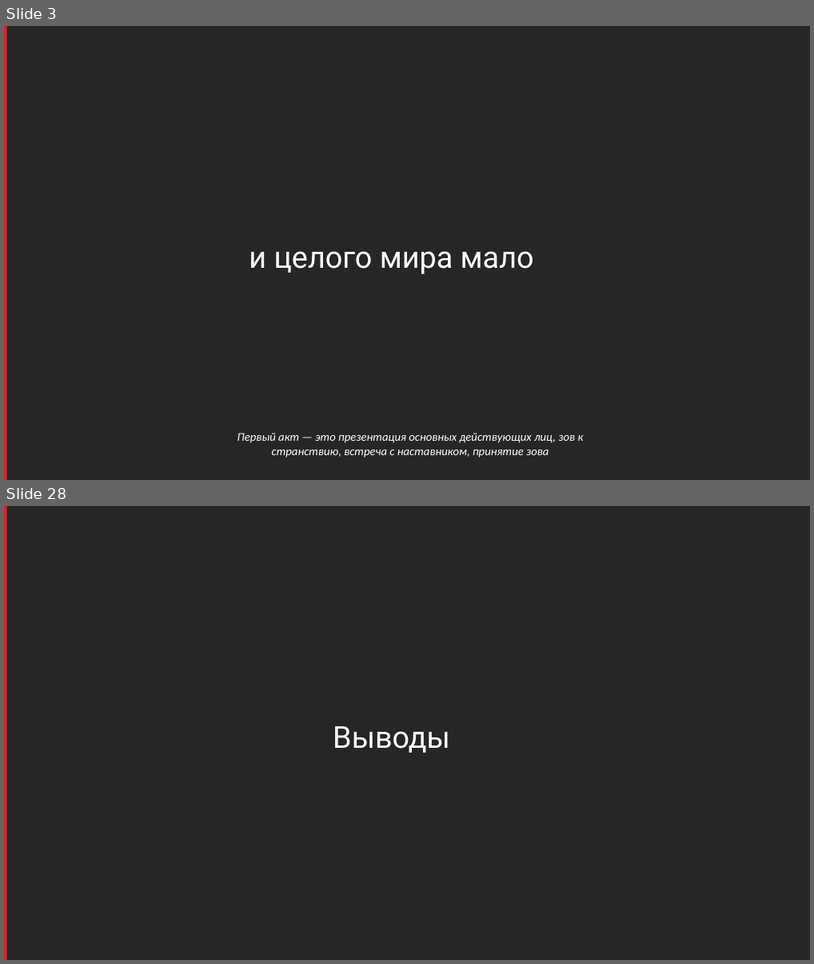
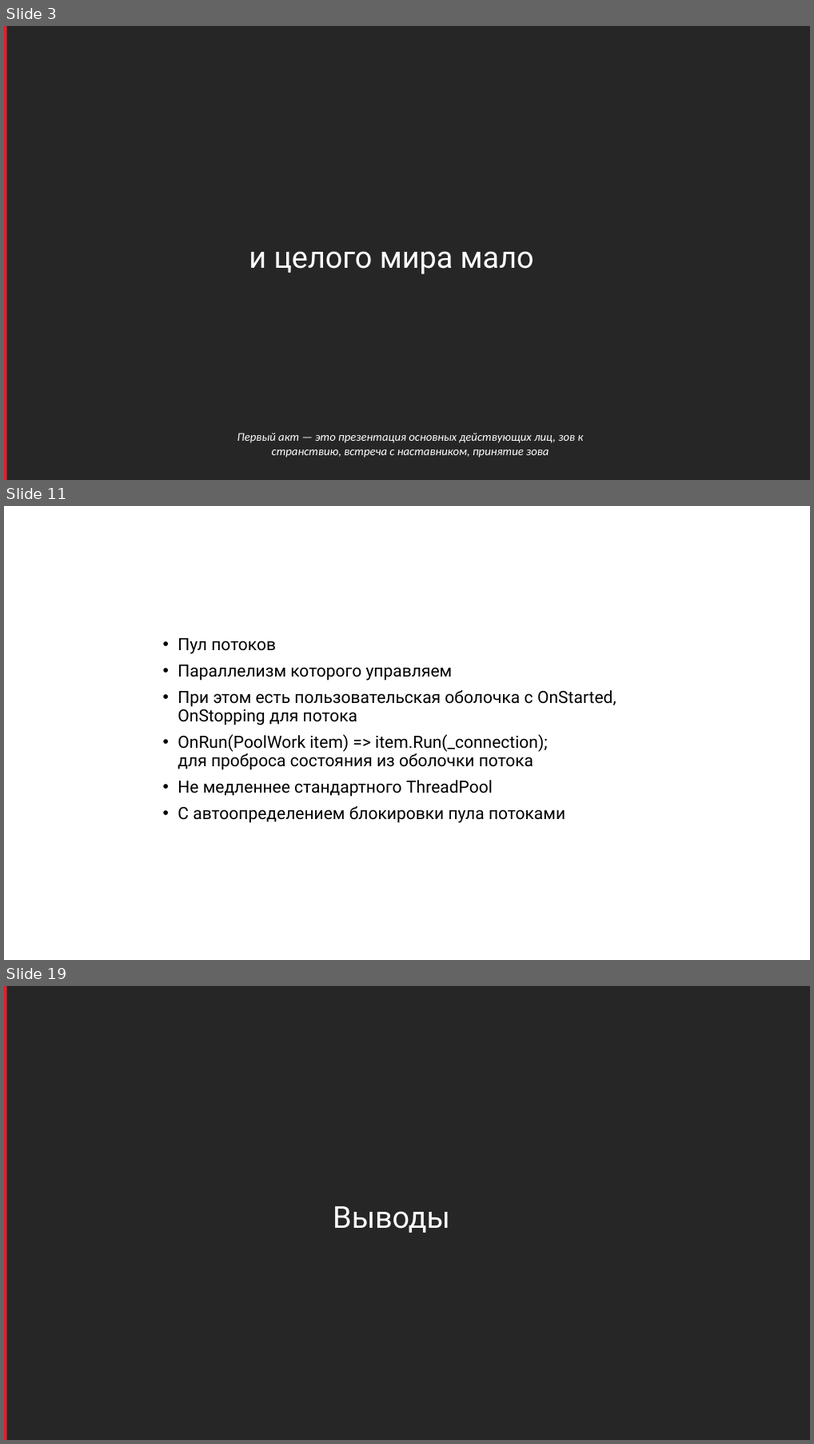
Before and after one commit to sidristij/dotnext-online-2021, a slide deck: 00-dotnext-threadpool.pptx. Shown one above the other, each under a label of ours: slides 3 and 28 before the commit, slides 3, 11 and 19 after it; the slides between them are not shown. The pictures are 814x964 and 814x1444 pixels, drawn with LibreOffice and Linux fonts; fonts in the diff are those of the drawing; background and template pictures are left out. Boxes give left, top, right and bottom in pixels: in the first picture for what was removed or moved away, otherwise in the second. Text is boxed around its words. In the diff, an @@ line names an element or a change of style, - is before the commit and + after.

```diff
--- a/00-dotnext-threadpool.pptx
+++ b/00-dotnext-threadpool.pptx
@@ slide 11 added at (4,506,810,960), background #FFFFFF @@
@@ rectangle added at (4,506,810,960), fill #FFFFFF @@
@@ rectangle added at (808,506,810,960), fill #548235 @@
@@ text added at (178,638,616,823), 20 pt, text #000000 @@
+• Пул потоков
+• Параллелизм которого управляем
+• При этом есть пользовательская оболочка с OnStarted, OnStopping для потока
+• OnRun(PoolWork item) => item.Run(_connection);
+  для проброса состояния из оболочки потока
+• Не медленнее стандартного ThreadPool
+• С автоопределением блокировки пула потоками
@@ page number added at (4,929,50,954), 18 pt, text #FFFFFF @@
+11
@@ what was slide 28 is now slide 19 @@
```
Also in this commit, not shown: 4 slides changed, 12 other slides added, 22 slides removed.
